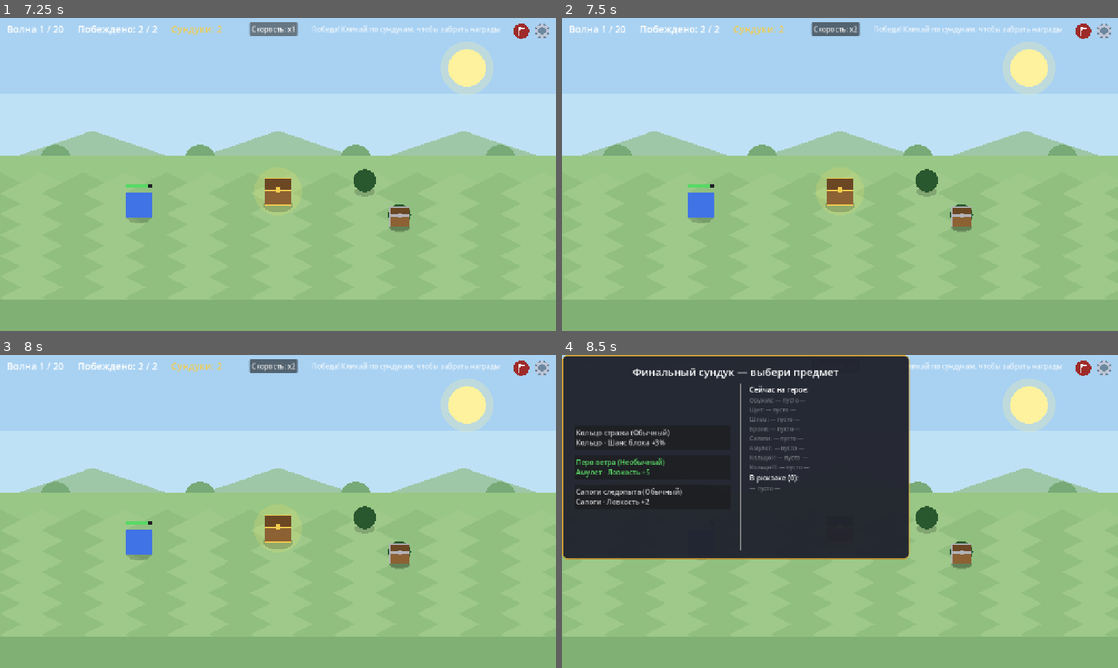
Above: before the commit, frames 1-4 (two rows, left to right).
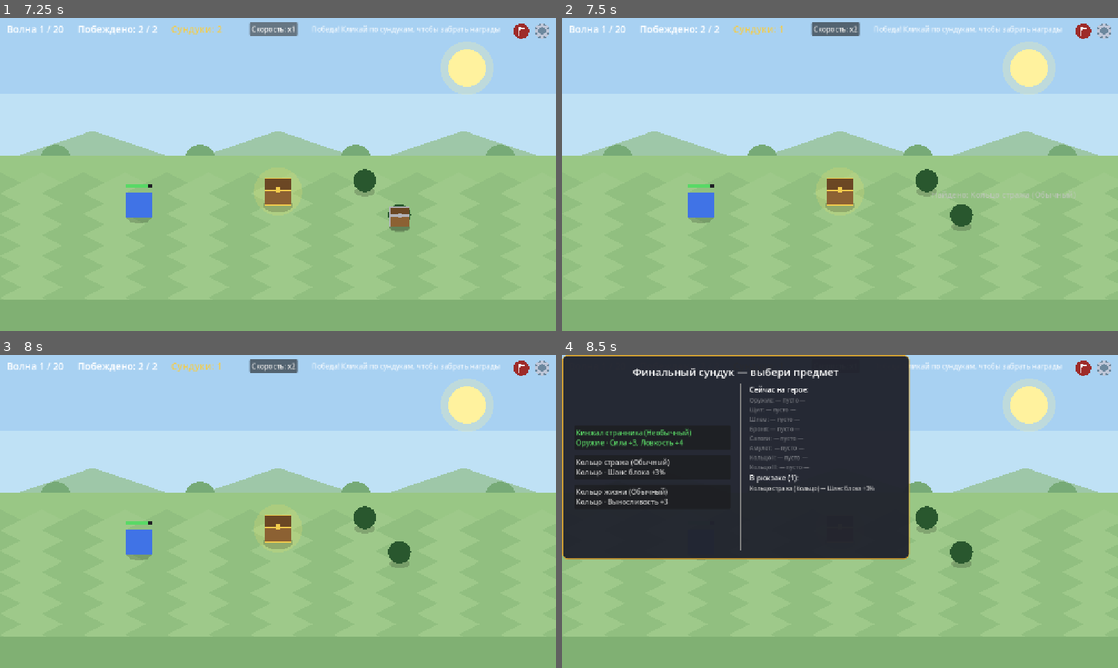
Above: after the commit, the same moments.

Repository: sl1Bridge/valley-keeper
Game: Godot game, scene res://Main.tscn
Same seed, same stepped clock (60 frames per second), same inputs: the game is played once before the commit and once after it.
Inputs (mouse positions are in pixels of both pictures, inside the frame that each line leads up to):
- Up to frame 1 (7.25 s): click "Рыцарь" at 0.5 s; click "Начать забег →" at 1.25 s; click "В путь →" at 2 s; click "Скорость: x1" at 2.75 s; click "Скорость: x2" at 3.5 s; click "Скорость: x1" at 4.25 s; click "Скорость: x2" at 5 s; click "Скорость: x1" at 5.75 s; click "Скорость: x2" at 6.5 s
- Up to frame 2 (7.5 s): tap Enter at 7.25 s; drag from (962, 218) to (840, 190) at 7.27 s
- Up to frame 3 (8 s): no input
- Up to frame 4 (8.5 s): tap Space at 8 s; drag from (840, 527) to (962, 555) at 8.02 s

Frame 1 is identical in both runs. In frame 2, 0.5% of the frame differs, in the area x 39-93%, y 2-69%; in frame 3, 0.3%; in frame 4, 1.9%, in the area x 2-74%, y 23-69%.

Commit message:
v0.13.1: фикс — зона наведения мёртвого врага перехватывала клики по сундуку

Diff:
--- a/src/BattleScreen.gd
+++ b/src/BattleScreen.gd
@@ -266,6 +266,12 @@
 
 func _on_enemy_died(e: Actor) -> void:
 	_kills += 1
+	# Мёртвый враг не должен перехватывать мышь: на его место падает сундук,
+	# а Control перекрывает клики по Area2D даже с mouse_filter PASS
+	# (известное поведение движка, godotengine/godot#54529).
+	for c in e.get_children():
+		if c is Control:
+			c.mouse_filter = Control.MOUSE_FILTER_IGNORE
 	var is_boss: bool = e.stats.get("type", "") == "boss"
 
 	# Опыт и уровни
--- a/tests/TestRunner.gd
+++ b/tests/TestRunner.gd
@@ -758,6 +758,16 @@
 		if not found:
 			ok = false
 	_check(ok, "у каждого врага на поле есть подсказка при наведении")
+
+	# После гибели врага его зоны наведения перестают принимать мышь —
+	# иначе они перекрывают клики по сундуку, упавшему на место врага
+	var e0: Actor = b._enemies[0]
+	b._on_enemy_died(e0)
+	var all_ignore := true
+	for c in e0.get_children():
+		if c is Control and c.mouse_filter != Control.MOUSE_FILTER_IGNORE:
+			all_ignore = false
+	_check(all_ignore, "зона наведения мёртвого врага не перехватывает клики (сундук под ним доступен)")
 	b.free()
 
 
Not shown, changed: CHANGELOG.md
Not shown, changed: docs/decisions.md
Not shown, changed: docs/mechanics.md
